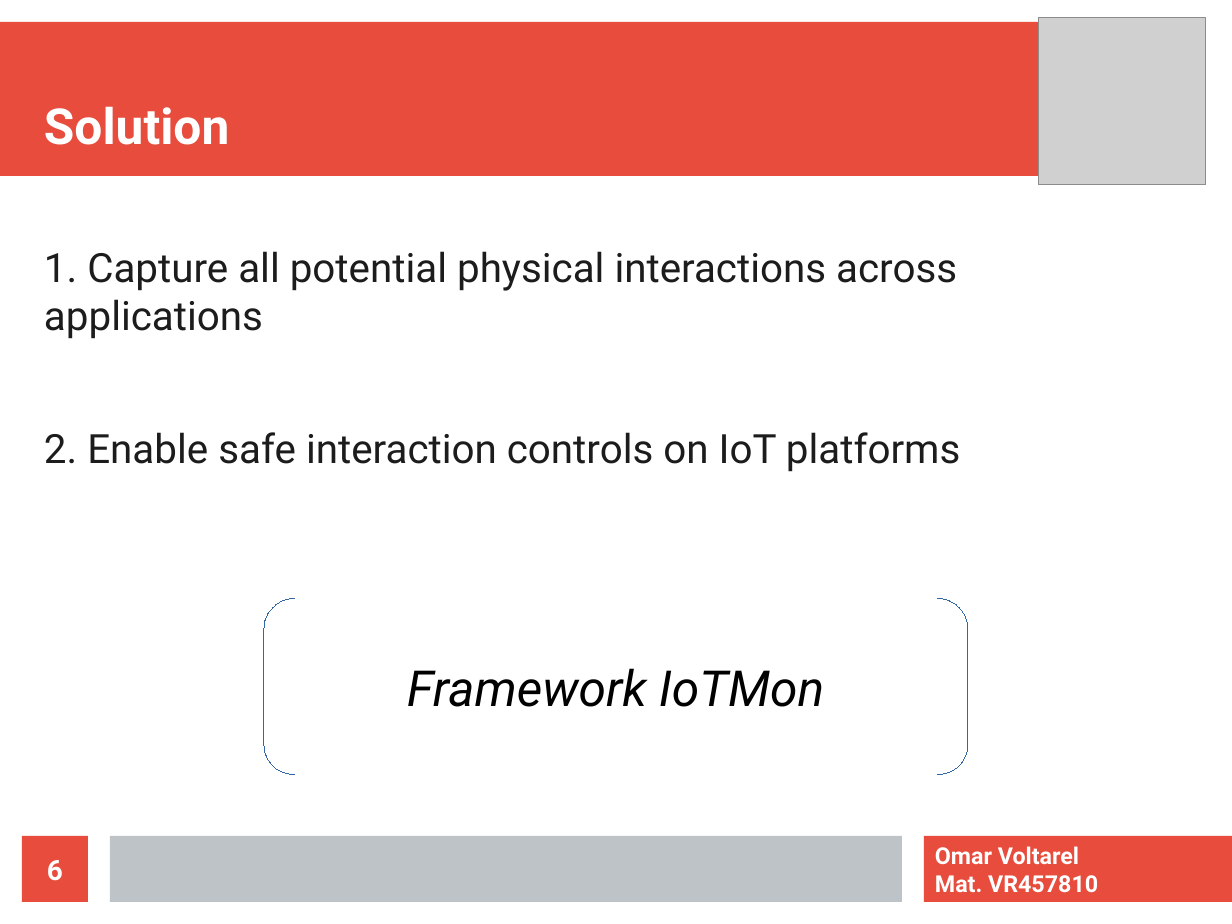
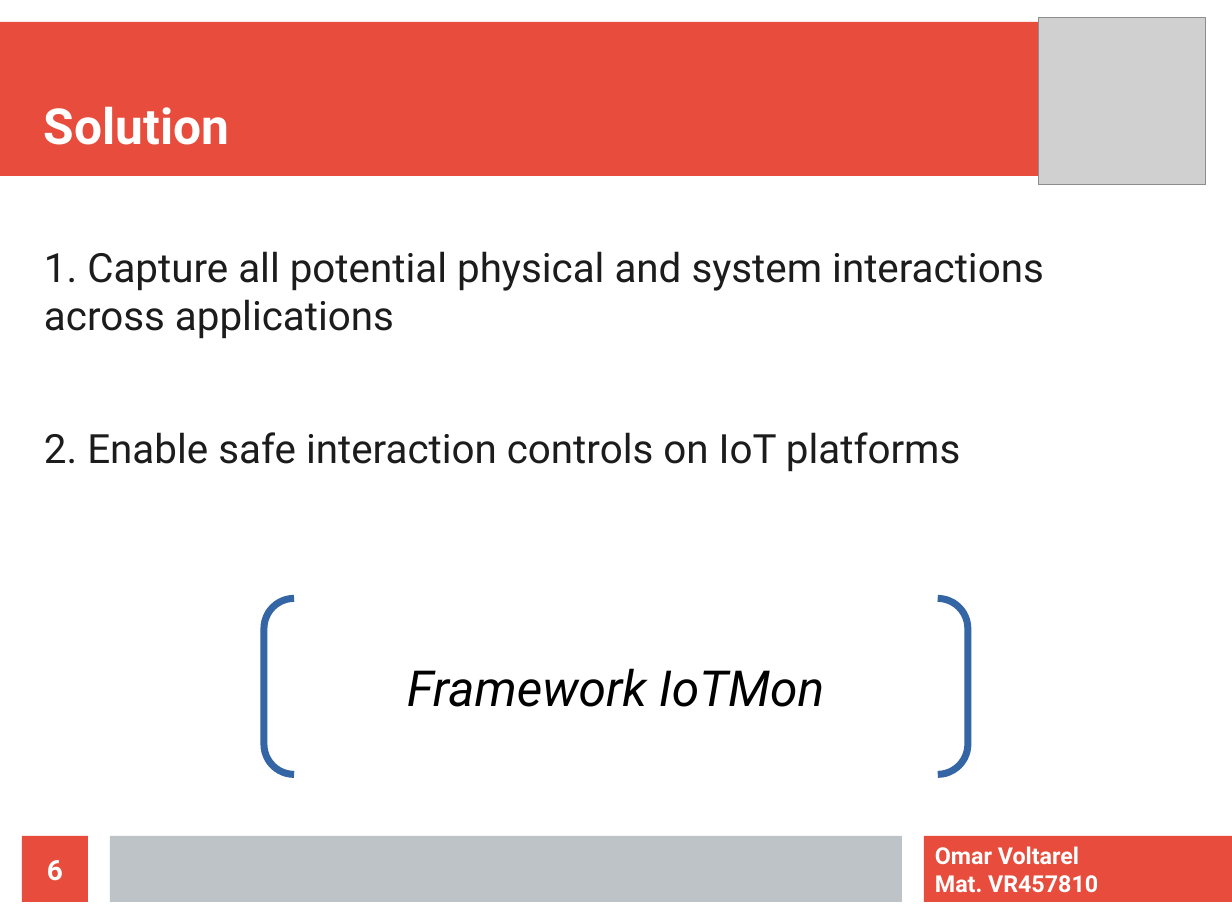
Before and after one commit to vomar18/CCS18_IoTMon_Voltarel, a slide deck: slide 6 of presentazione_IoT_pcontrol.odp. Drawn at 1232x924 pixels with LibreOffice and Linux fonts; fonts in the diff are those of the drawing; grey boxes stand for pictures. Boxes give left, top, right and bottom in pixels: in the first picture for what was removed or moved away, otherwise in the second. Text is boxed around its words. In the diff, an @@ line names an element or a change of style, - is before the commit and + after.

```diff
--- a/presentazione_IoT_pcontrol.odp
+++ b/presentazione_IoT_pcontrol.odp
@@ text at (x1=44, y1=251, x2=1044, y2=339): text changed @@
-1. Capture all potential physical interactions across applications
+1. Capture all potential physical and system interactions across applications
@@ bracket pair "Framework IoTMon" at (x1=264, y1=598, x2=968, y2=774): outline #3465A4 0 pt to #3465A4 4.51 pt @@
```
Also in this commit, not shown: 4 other slides changed, 1 slide added.
